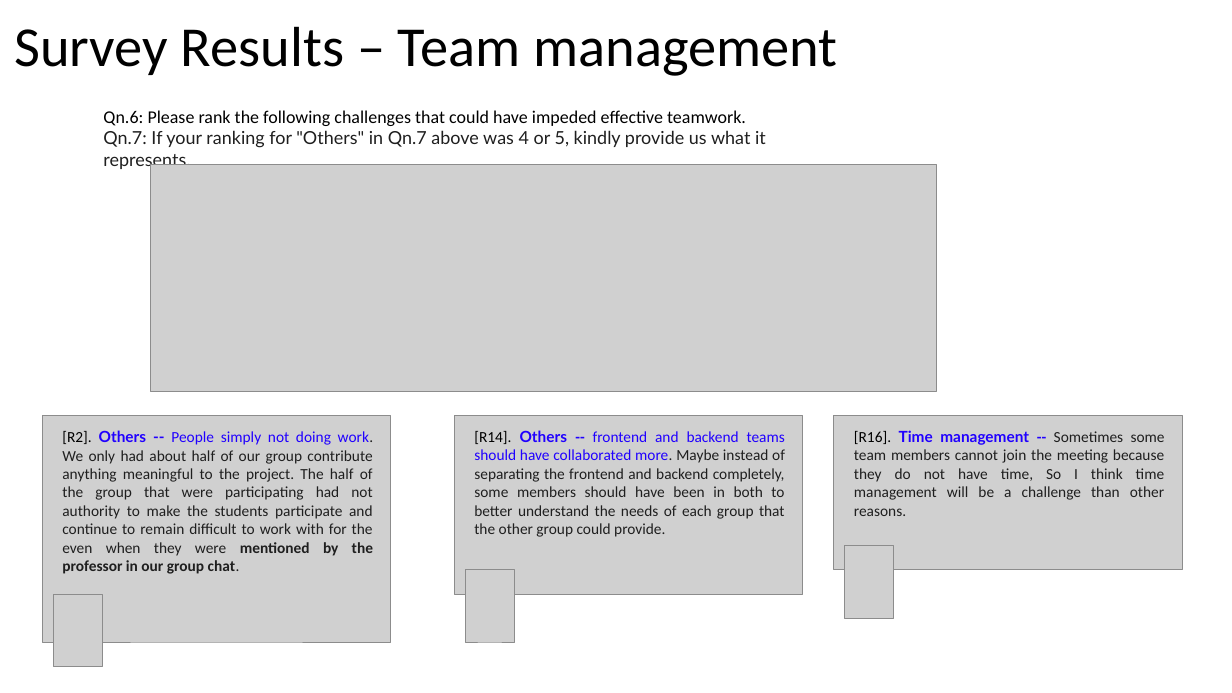
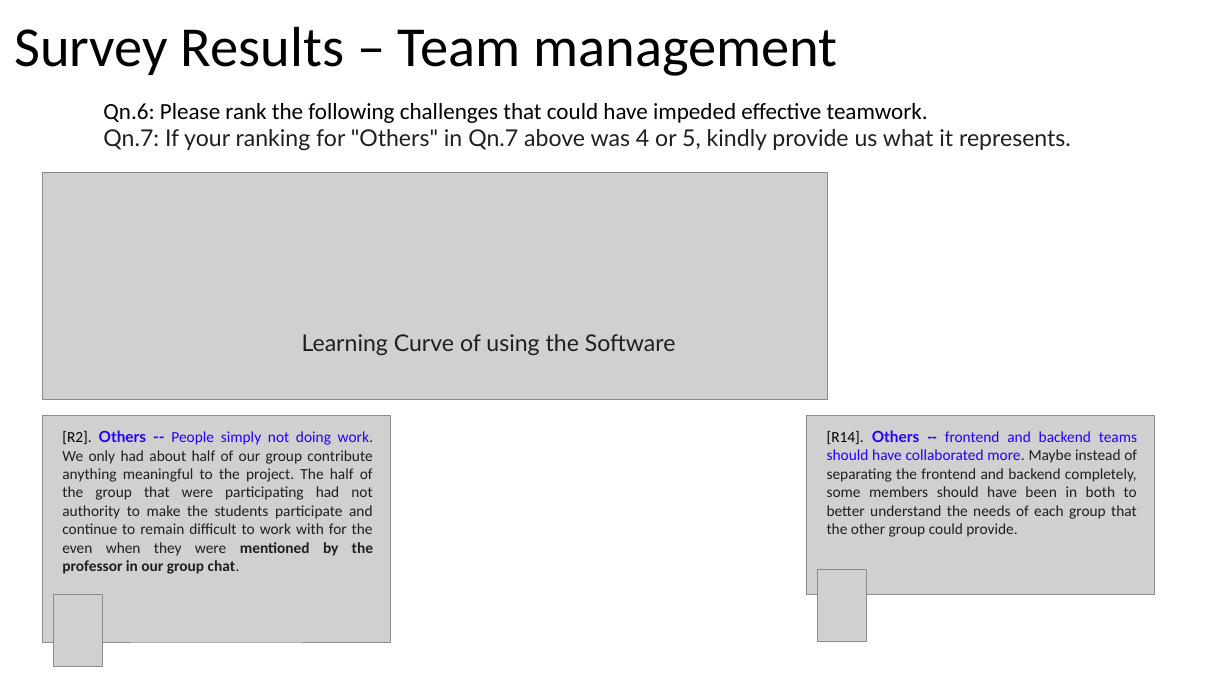
Before and after one commit to johnxu21/johnxu21.github.io, a slide deck: slide 19 of teaching/CS472/Timetable/Survey_Presentation.pptx (slide 17 before the commit). Drawn at 1232x693 pixels with LibreOffice and Linux fonts; fonts in the diff are those of the drawing; grey boxes stand for pictures. Boxes give left, top, right and bottom in pixels: in the first picture for what was removed or moved away, otherwise in the second. Text is boxed around its words. In the diff, an @@ line names an element or a change of style, - is before the commit and + after.

```diff
--- a/teaching/CS472/Timetable/Survey_Presentation.pptx
+++ b/teaching/CS472/Timetable/Survey_Presentation.pptx
@@ text "Qn.6: Please rank the following ...": place and size @@
-text "Qn.6: Please rank the following ..." at box(103, 110, 766, 148)
+text "Qn.6: Please rank the following ..." at box(103, 103, 1071, 151)
@@ text "Qn.6: Please rank the following ..." at box(103, 103, 1071, 151): size 14 to 18 pt @@
@@ picture: place and size @@
-picture at box(151, 165, 936, 391)
+picture at box(42, 173, 827, 399)
@@ text added at box(302, 334, 676, 355), 18 pt, text #1F1F1F @@
+Learning Curve of using the Software
@@ picture: place and size @@
-picture at box(454, 416, 802, 594)
+picture at box(807, 415, 1155, 593)
@@ picture removed at box(834, 416, 1182, 570) @@
@@ text "[R14]. Others -- frontend and ...": place and size @@
-text "[R14]. Others -- frontend and ..." at box(474, 430, 785, 537)
+text "[R14]. Others -- frontend and ..." at box(827, 430, 1137, 537)
@@ text removed at box(854, 430, 1165, 516) @@
-[R16]. Time management -- Sometimes some team members cannot join the meeting because they do not have time, So I think time management will be a challenge than other reasons.
@@ picture: place and size @@
-picture at box(466, 569, 515, 642)
+picture at box(818, 569, 867, 642)
@@ picture removed at box(845, 546, 894, 619) @@
```
Also in this commit, not shown: 11 other slides changed, 9 slides added, 1 slide removed, 1 other file.
